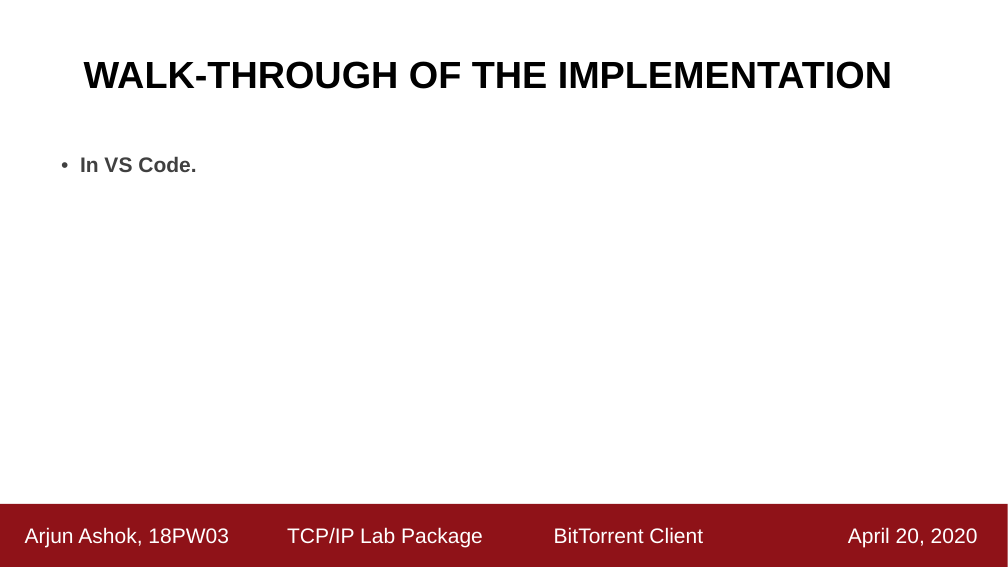
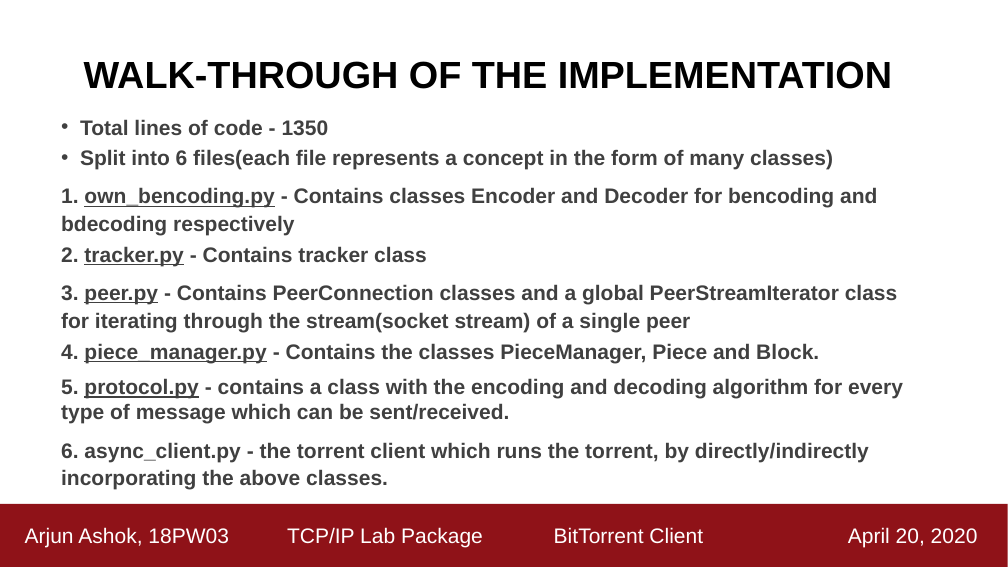
Before and after one commit to ashok-arjun/Torrenter, a slide deck: slide 15 of Demo_Presentation.pptx. Drawn at 1008x567 pixels with LibreOffice and Linux fonts; fonts in the diff are those of the drawing. Boxes give left, top, right and bottom in pixels: in the first picture for what was removed or moved away, otherwise in the second. Text is boxed around its words. In the diff, an @@ line names an element or a change of style, - is before the commit and + after.

```diff
--- a/Demo_Presentation.pptx
+++ b/Demo_Presentation.pptx
@@ text at (x1=61, y1=119, x2=903, y2=490): text changed @@
-• In VS Code.
+• Total lines of code - 1350
+• Split into 6 files(each file represents a concept in the form of many classes)
+1. own_bencoding.py - Contains classes Encoder and Decoder for bencoding and bdecoding respectively
+2. tracker.py - Contains tracker class
+3. peer.py - Contains PeerConnection classes and a global PeerStreamIterator class for iterating through the stream(socket stream) of a single peer
+4. piece_manager.py - Contains the classes PieceManager, Piece and Block.
+5. protocol.py - contains a class with the encoding and decoding algorithm for every type of message which can be sent/received.
+6. async_client.py - the torrent client which runs the torrent, by directly/indirectly incorporating the above classes.
```
Also in this commit, not shown: 2 other files.
